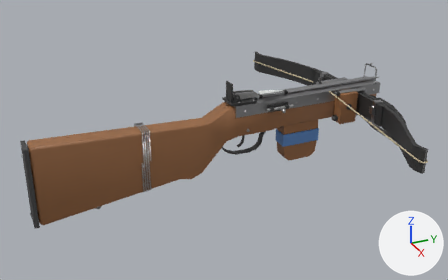
The glTF model assets/models/guns/crossbow_lod1.glb, before and after one commit.
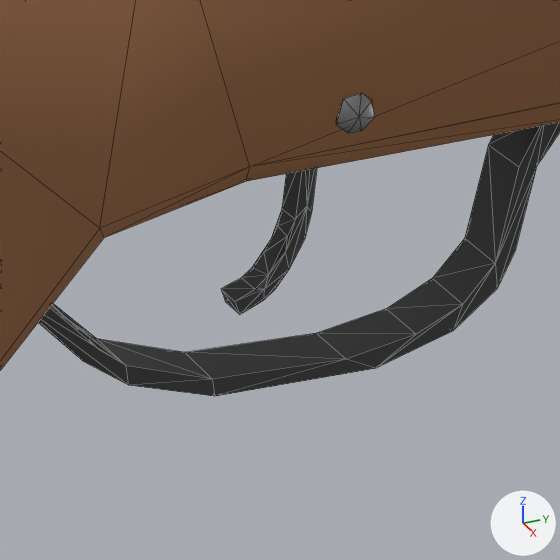
Each version is shown whole from a 50 mm lens placed at (1.003, -0.446, 0.483), pointed at (0.001, 0.005, -0.018), then close up on the part from 49% to 59% of the width and 43% to 60% of the height. Arrows for +X, +Y and +Z are at lower right; the lights stay in place. The older version's two pictures come first. The close-ups show mesh edges as thin lines. Vertices at exactly the same position are counted once.

The first close-up shows 'Iron', 'Steel', 'Wood'.
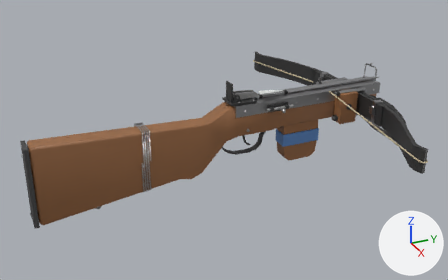
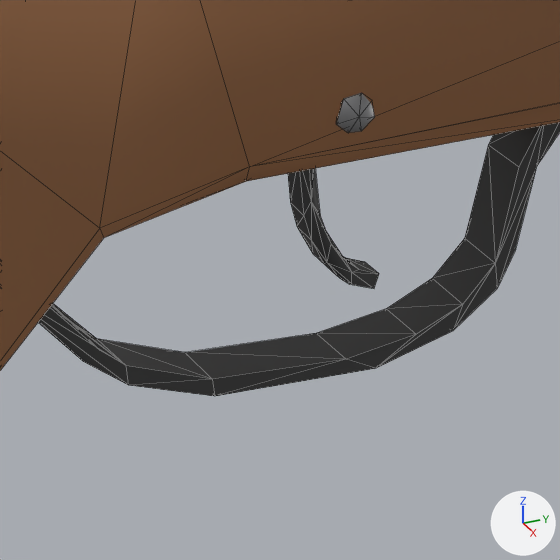
Changed parts and their boxes [x1, y1, x2, y2] in the close-ups (560 x 560 px; the box of a moved part takes in the faces that stretch with it):
part 1 of me_iron, moved or reshaped: before [221, 168, 317, 314]; after [288, 168, 379, 288]

The change, as a diff of the scene's bpy script:
```diff
--- a/assets/models/guns/crossbow_lod1.glb.py
+++ b/assets/models/guns/crossbow_lod1.glb.py
@@ me_iron @@
 # used by ob_iron; location = (0.0, 0.0, 0.0)
-me_iron.from_pydata(...)  # 1467 vertices, 2870 faces; spans x -0.307..0.307, y -0.011..0.403, z -0.081..0.098
+me_iron.from_pydata(...)  # 1465 vertices, 2866 faces; spans x -0.307..0.307, y -0.011..0.403, z -0.081..0.098
+# me_iron part 1
+# 18 vertices are removed from x -0.003..0.003, y 0.035..0.047, z -0.039..-0.011
+# 71 faces are deleted
+# 3 vertices in x -0.002..0.002, y 0.045, z -0.033..-0.027 move by (0.0, 0.006, 0.0)
+# 3 vertices in x 0.002..0.003, y 0.04, z -0.038..-0.035 move by (0.0, 0.016, 0.0)
+# 13 vertices move from x -0.003..0.003, y 0.038..0.05, z -0.035..-0.01 to x -0.003..0.003, y 0.047..0.058, z -0.037..-0.012
+# 11 vertices are added at x -0.003..0.003, y 0.046..0.061, z -0.039..-0.012
+# 5 new vertices lie (0.006, 0.0, 0.0) away from vertices in x -0.003, y 0.046..0.061, z -0.039..-0.012
+# 67 new faces join them
 me_iron.materials.append(mat_iron)
```
